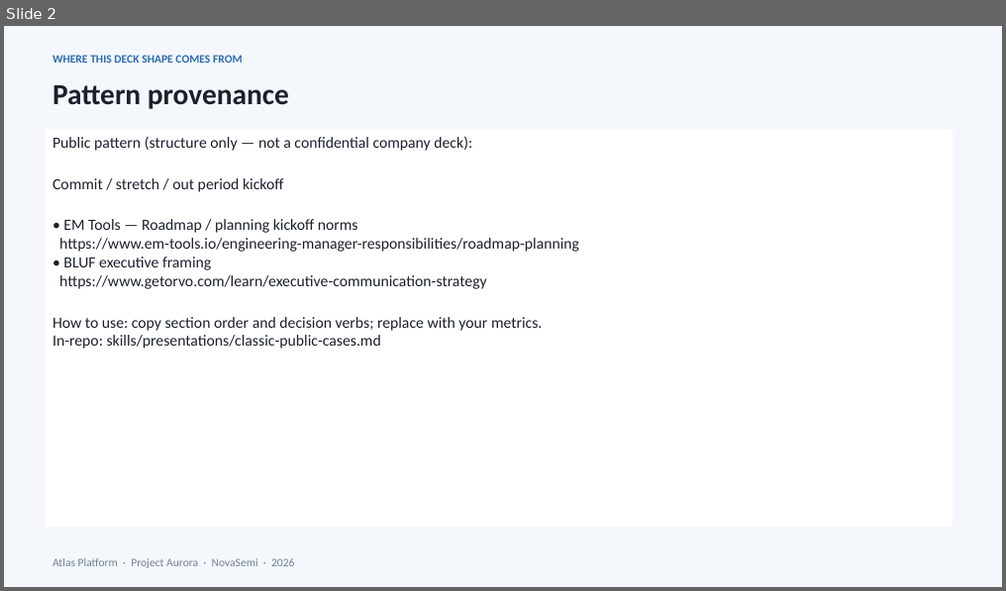
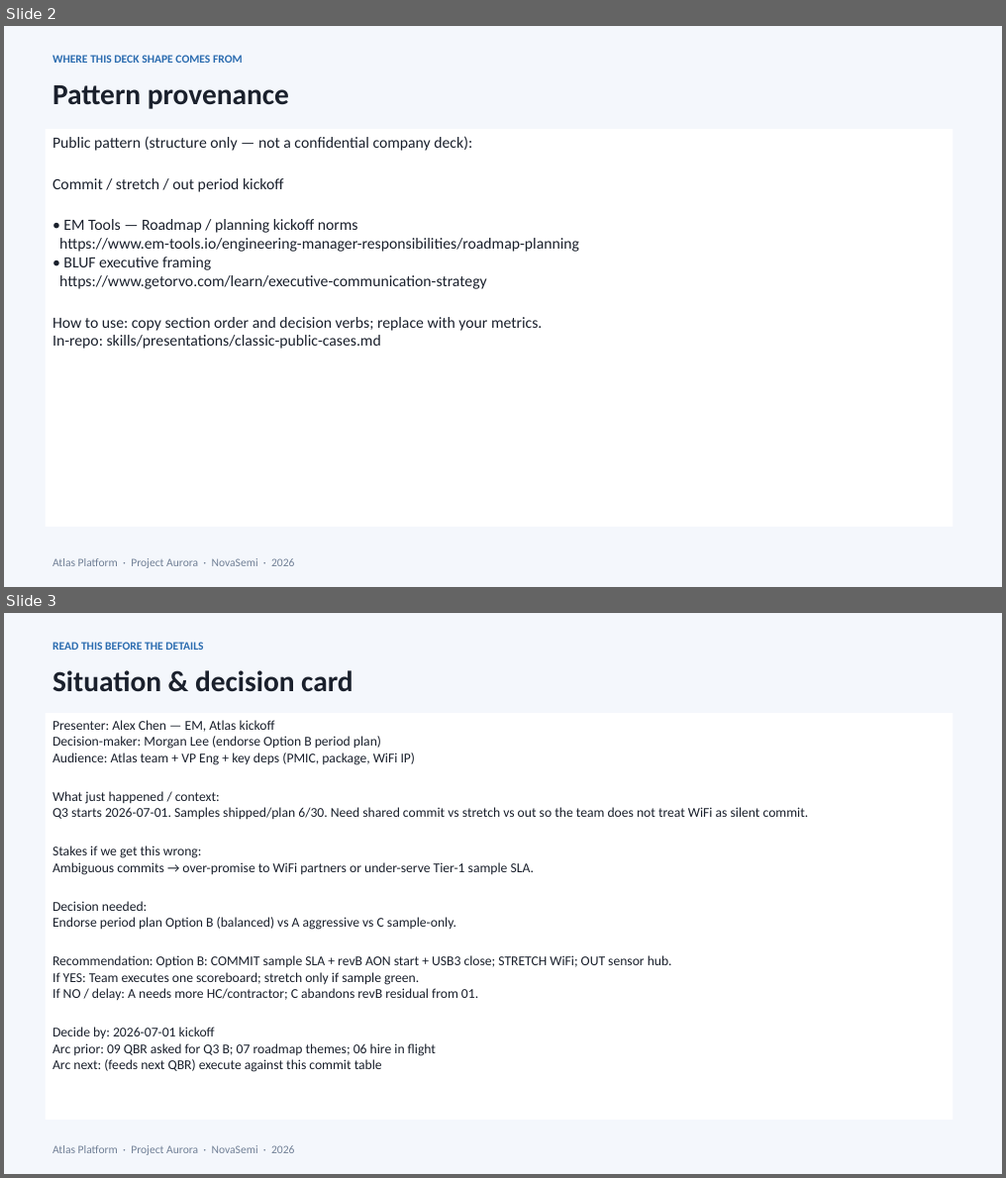
Before and after one commit to peter0749/MindsetMD, a slide deck: skills/presentations/assets/pptx/examples/08-period-start-planning.pptx. Shown one above the other, each under a label of ours: slide 2 before the commit, slides 2 and 3 after it. The pictures are 1006x591 and 1006x1178 pixels, drawn with LibreOffice and Linux fonts; fonts in the diff are those of the drawing. Boxes give left, top, right and bottom in pixels: in the first picture for what was removed or moved away, otherwise in the second. Text is boxed around its words. In the diff, an @@ line names an element or a change of style, - is before the commit and + after.

Commit message:
Enrich example decks with situation/decision cards and storyline guide
Add EXAMPLE_SITUATIONS for all nine scenarios so cold readers and agents
see presenter, decision-maker, stakes, yes/no, and arc links on a dedicated
slide. Ship storyline-guide.md and extend real-path tests for markers.

```diff
--- a/skills/presentations/assets/pptx/examples/08-period-start-planning.pptx
+++ b/skills/presentations/assets/pptx/examples/08-period-start-planning.pptx
@@ slide 3 added at (4, 613, 1002, 1174), background #F4F7FC @@
@@ text added at (53, 642, 203, 650), 11 pt, text #2B6CB0, bold @@
+READ THIS BEFORE THE DETAILS
@@ text added at (53, 670, 352, 692), 28 pt, text #1A202C, bold @@
+Situation & decision card
@@ rectangle added at (46, 713, 953, 1120), fill #FFFFFF, 13 pt, text #1A202C @@
+Presenter: Alex Chen — EM, Atlas kickoff
+Decision-maker: Morgan Lee (endorse Option B period plan)
+Audience: Atlas team + VP Eng + key deps (PMIC, package, WiFi IP)
+What just happened / context:
+Q3 starts 2026-07-01. Samples shipped/plan 6/30. Need shared commit vs stretch vs out so the team does not treat WiFi as silent commit.
+Stakes if we get this wrong:
+Ambiguous commits → over-promise to WiFi partners or under-serve Tier-1 sample SLA.
+Decision needed:
+Endorse period plan Option B (balanced) vs A aggressive vs C sample-only.
+Recommendation: Option B: COMMIT sample SLA + revB AON start + USB3 close; STRETCH WiFi; OUT sensor hub.
+If YES: Team executes one scoreboard; stretch only if sample green.
+If NO / delay: A needs more HC/contractor; C abandons revB residual from 01.
+Decide by: 2026-07-01 kickoff
+Arc prior: 09 QBR asked for Q3 B; 07 roadmap themes; 06 hire in flight
+Arc next: (feeds next QBR) execute against this commit table
@@ text added at (53, 1146, 294, 1156), 11 pt, text #718096 @@
+Atlas Platform · Project Aurora · NovaSemi · 2026
```
Also in this commit, not shown: 13 other files.
